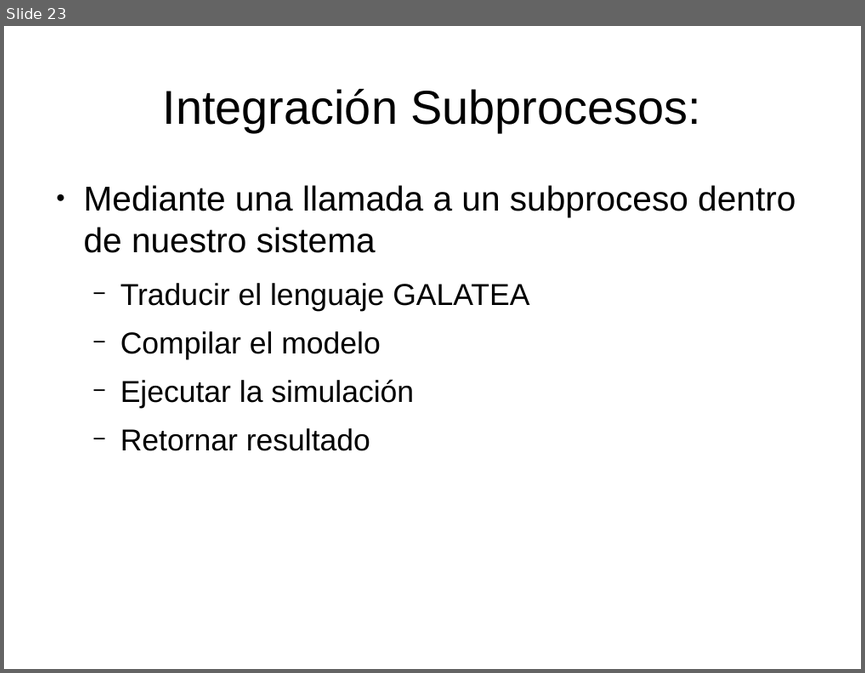
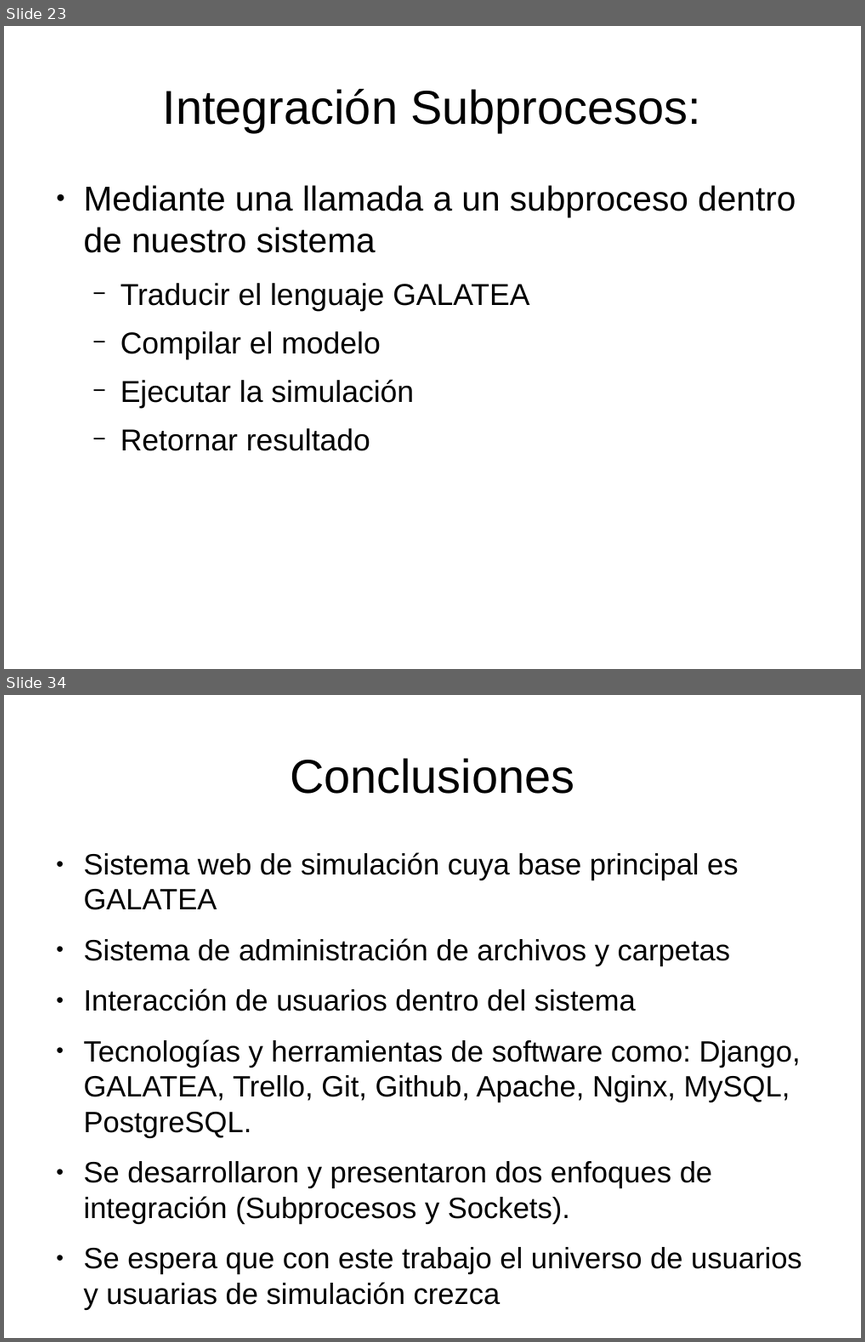
Before and after one commit to velasquezerik/tesis-doc, a slide deck: Presentacion/Presentacion Tesis.odp. Shown one above the other, each under a label of ours: slide 23 before the commit, slides 23 and 34 after it; the slides between them are not shown. The pictures are 865x673 and 865x1342 pixels, drawn with LibreOffice and Linux fonts; fonts in the diff are those of the drawing. Boxes give left, top, right and bottom in pixels: in the first picture for what was removed or moved away, otherwise in the second. Text is boxed around its words. In the diff, an @@ line names an element or a change of style, - is before the commit and + after.

```diff
--- a/Presentacion/Presentacion Tesis.odp
+++ b/Presentacion/Presentacion Tesis.odp
@@ slide 34 added at box(4, 695, 861, 1338), background #FFFFFF @@
@@ title added at box(290, 758, 574, 794), 44 pt, text #000000 @@
+Conclusiones
@@ text added at box(84, 852, 802, 1310), 27.2 pt, text #000000 @@
+● Sistema web de simulación cuya base principal es GALATEA
+● Sistema de administración de archivos y carpetas
+● Interacción de usuarios dentro del sistema
+● Tecnologías y herramientas de software como: Django, GALATEA, Trello, Git, Github, Apache, Nginx, MySQL, PostgreSQL.
+● Se desarrollaron y presentaron dos enfoques de integración (Subprocesos y Sockets).
+● Se espera que con este trabajo el universo de usuarios y usuarias de simulación crezca
```
Also in this commit, not shown: 12 other slides added, 4 other files.
